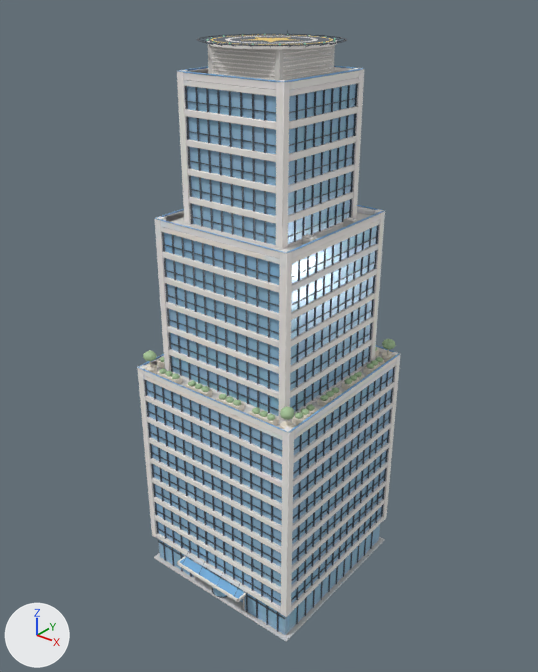
Renders of the glTF model public/env/office-tower.glb from each side of a commit.
Before and after are seen from a 50 mm lens placed at (52.7, -65.5, 75.6), pointed at (0.2, 0.1, 34.9). Arrows for +X, +Y and +Z are at lower left; the lights stay in place. The picture after the commit comes second. Where no turn or scale is listed for an object, it has been applied to the vertices. Vertices at exactly the same position are counted once.

The first picture shows 'office-tower_body', 'office-tower_detail_mullions', 'office-tower_detail_plants', 'office-tower_detail_roof_lobby'.
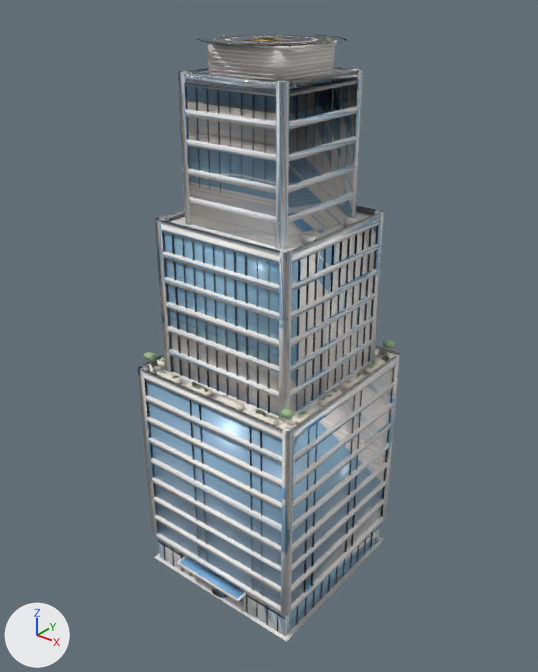
Where the newer file only moved an object's origin or applied its transform, the numbers keep the older frame.

What differs and where, as boxes (x1, y1, x2, y2) in the pictures (538 x 672 px):
'office-tower_body', reshaped, moved, rescaled: before (137, 66, 401, 642); after (138, 67, 400, 642)
'office-tower_detail_mullions', reshaped: before (144, 30, 395, 632); after (144, 34, 394, 631)
'office-tower_detail_roof_lobby', reshaped, moved: before (145, 34, 394, 598); after (148, 34, 393, 598)
part 1 of me_office_tower_body, deleted (blue): before (187, 84, 356, 245)
part 2 of me_office_tower_body, cut back: before (137, 66, 401, 642)
part 3 of me_office_tower_body, surface changed: (147, 106, 392, 482) in both
part 4 of me_office_tower_detail_mullions, deleted: before (146, 30, 393, 603)
part 5 of me_office_tower_detail_mullions, reshaped: before (144, 34, 395, 632); after (197, 34, 346, 48)
part 6 of me_office_tower_detail_roof_lobby, deleted: before (150, 34, 389, 425)
part 7 of me_office_tower_detail_roof_lobby, cut back: before (207, 34, 336, 81)
part 8 of me_office_tower_detail_roof_lobby, deleted: before (145, 349, 394, 429)
part 9 of me_office_tower_detail_roof_lobby, deleted (mostly hidden): before (170, 213, 371, 251)
part 10 of me_office_tower_detail_roof_lobby, deleted (blue): before (180, 557, 244, 598)

What the commit changed:
me_office_tower_body is used by ob_office_tower_body; location (0.0, 0.8, 33.2); scale (33.2, 33.2, 33.2).
me_office_tower_body had 1364 vertices, 2668 faces and spanned x -0.36..0.36, y -0.36..0.36, z -1.0..1.0.
me_office_tower_body now has 372 vertices, 752 faces and spans x -0.36..0.36, y -0.36..0.36, z -1.0..1.0.
me_office_tower_body part 1: the loose piece of 24 vertices spanning x -0.2..0.2, y -0.2..0.2, z 0.48..0.97 is deleted.
me_office_tower_body part 2: 971 vertices removed from x -0.36..0.36, y -0.36..0.36, z -1.0..1.0; 3 vertices added at x -0.14..0.14, y -0.32, z -0.87.
me_office_tower_body part 3: 35 kept faces spanning x -0.36..0.36, y -0.36..0.36, z -0.87..0.96 get new texture (UV) coordinates.
me_office_tower_detail_mullions is used by ob_office_tower_detail_mullions; location (0.0, -0.1, 35.1).
me_office_tower_detail_mullions had 5213 vertices, 8869 faces and spanned x -11.8..11.8, y -12.7..12.7, z -34.9..34.9.
me_office_tower_detail_mullions now has 1708 vertices, 2295 faces and spans x -11.8..11.8, y -12.7..12.7, z -34.9..34.4.
me_office_tower_detail_mullions part 4: 106 loose pieces with 1204 vertices, spanning x -11.5..11.8, y -12.4..12.4, z -34.9..34.9, are deleted.
me_office_tower_detail_mullions part 5: 34 vertices moved within x -9.0..9.0, y -9.7..12.3, z -34.9..34.4; 2301 vertices removed from x -11.8..11.8, y -12.7..12.7, z -34.9..34.4.
me_office_tower_detail_roof_lobby is used by ob_office_tower_detail_roof_lobby; location (0.0, 0.0, 36.6).
me_office_tower_detail_roof_lobby had 1854 vertices, 3484 faces and spanned x -11.6..11.6, y -12.8..12.8, z -32.9..32.9.
me_office_tower_detail_roof_lobby now has 450 vertices, 737 faces and spans x -11.6..11.6, y -12.7..12.7, z -32.9..32.9.
me_office_tower_detail_roof_lobby part 6: 12 loose pieces with 248 vertices, spanning x -10.9..10.9, y -10.1..11.6, z -5.5..32.9, are deleted.
me_office_tower_detail_roof_lobby part 7: 2 vertices moved within x -6.7..6.8, y 0.7, z 32.7; 637 vertices removed from x -6.9..6.9, y -6.1..7.6, z 28.9..32.9; 1 vertex added at x -4.7, y -4.0, z 32.7.
me_office_tower_detail_roof_lobby part 8: 386 vertices removed from x -11.6..11.6, y -10.9..12.3, z -6.3..-4.6.
me_office_tower_detail_roof_lobby part 9: 112 vertices removed from x -9.2..9.2, y -8.5..10.0, z 12.9..13.8.
me_office_tower_detail_roof_lobby part 10: 12 vertices removed from x -5.4..5.4, y -12.8..-11.2, z -32.8..-32.5.
Other edits to the shape of me_office_tower_detail_roof_lobby do not show in these pictures.
